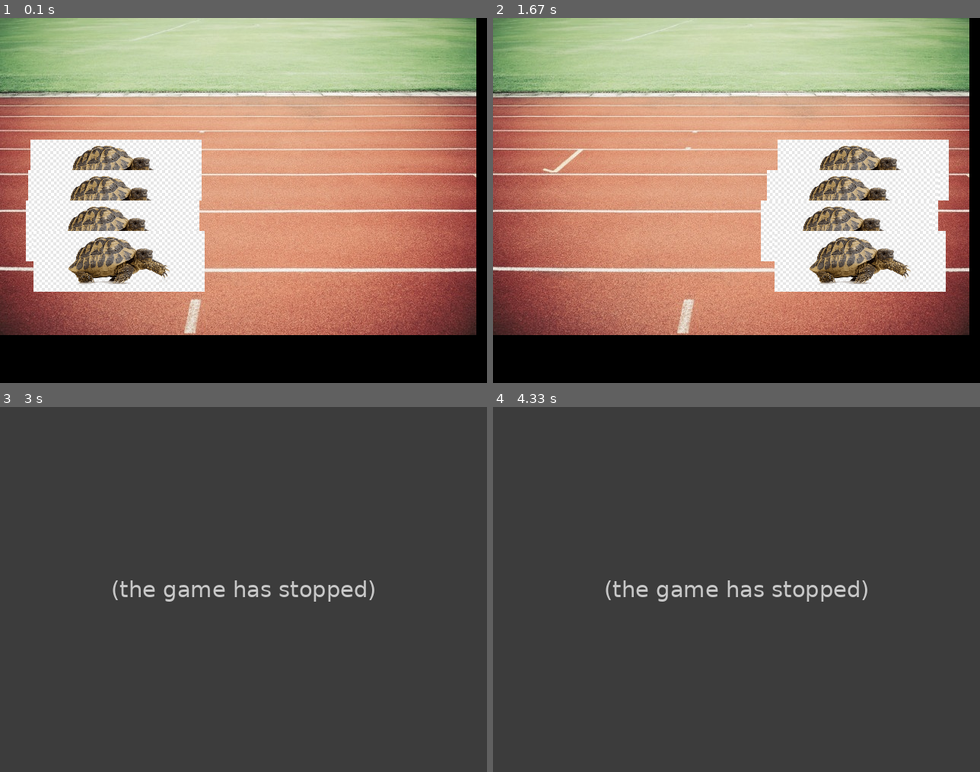
Above: before the commit, frames 1-4 (two rows, left to right).
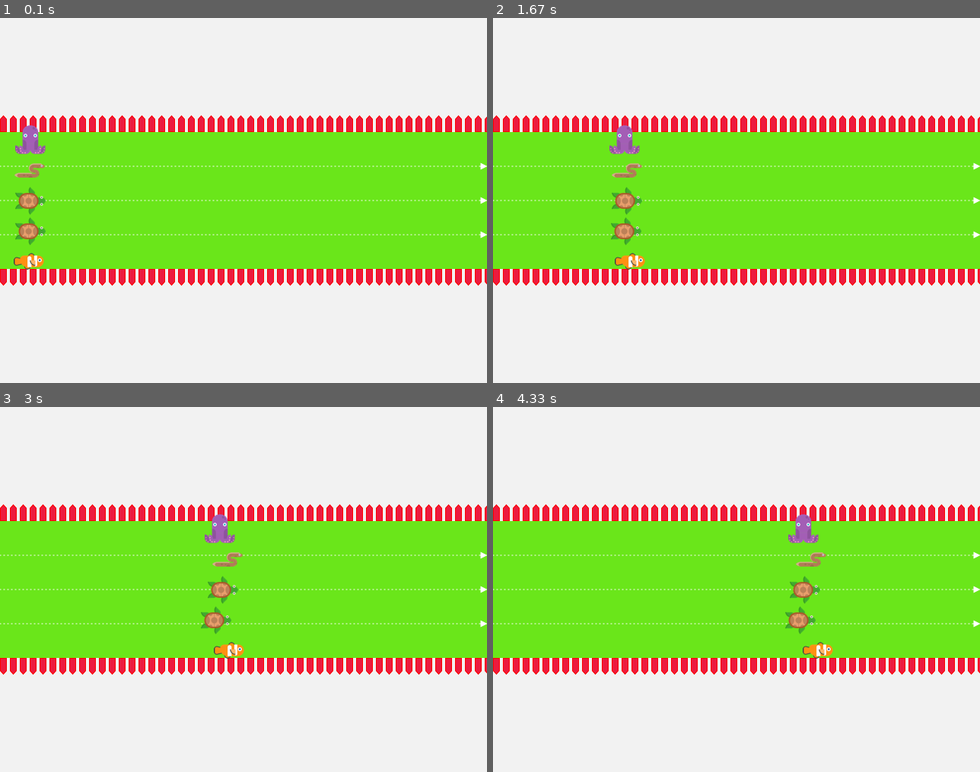
Above: after the commit, the same moments.

Repository: Marcemaster/CarreraPygame
Game: pygame game, started from juego.py
Same seed, same stepped clock (60 frames per second), same inputs: the game is played once before the commit and once after it.
Inputs:
- Up to frame 1 (0.1 s): no input
- Up to frame 2 (1.67 s): no input
- Up to frame 3 (3 s): no input
- Up to frame 4 (4.33 s): no input

The runs differ from the first frame. In frame 1, 98% of the frame differs, in the area x 0-100%, y 0-100%; in frame 2, 98%; in frame 3, 100%; in frame 4, 100%.
Before the commit the program exited at 2.77 s; later frames show no game.

Commit message:
fin de carrera pygame

Diff:
--- a/juego.py
+++ b/juego.py
@@ -4,33 +4,38 @@
 
 class Runner():
 
-    __costumes = ("octopus", "carpincho","turtle", "prawn")
+    __costumes = ("octopus", "fish","turtle", "prawn","moray")
 
-    def __init__(self, x=0, y=0, costume = "turtle"):
-        self.costume = pygame.image.load('images/{}.png'.format(costume))
+    def __init__(self, x=0, y=0):
+        ixCostume = random.randint(0,4)
+        self.costume = pygame.image.load('images/{}.png'.format(self.__costumes[ixCostume]))
         self.position = [x, y]
-        self.name = costume
+        self.name = ""
 
     def avanzar(self):
-        self.position[0] += random.randint(1, 6)
+        self.position[0] += random.randint(1, 2)
 
 
 class Game():
     runners = []
-    __posi = (160, 200, 240, 280)
+    __posi = (140, 180, 220, 260, 300)
     __startLine = 5
     __finishLine = 620
-    __names = ("Octi", "Carpi", "Morrocoy", "Dobladita")
+    __names = ("Octi", "Carpi", "Morrocoy", "Dobladita", "Chingüire")
 
     def __init__(self):
         self.__screen = pygame.display.set_mode((640,480))
-        self.__background = pygame.image.load('images/background.jpg')
+        self.__background = pygame.image.load('images/background.png')
         pygame.display.set_caption("Carrera de bichos")
 
-        for i in range(4):
+        for i in range(5):
             theRunner = Runner(self.__startLine, self.__posi[i])
             theRunner.name = self.__names[i]
             self.runners.append(theRunner)
+
+    def close():
+        pygame.quit()
+        sys.exit()
 
     def competir(self):
         gameOver = False
@@ -38,24 +43,29 @@
             for event in pygame.event.get():
                 if event.type == pygame.QUIT:
                     gameOver = True
-            for r in range(4):
-                self.runners[r].avanzar()
 
-            for r in range(4):
-                if self.runners[r].position[0] >= self.__finishLine:
-                    print("{} ha ganado".format(self.runners[r].name))
+            for activerunner in self.runners:
+                activerunner.avanzar()
+                if activerunner.position[0] >= self.__finishLine:
+                    print("{} ha ganado".format(activerunner.name))
                     gameOver = True
 
             self.__screen.blit(self.__background, (0, 0))
-            for r in range(4):
-                self.__screen.blit(self.runners[r].costume, self.runners[r].position)
+
+            for runner in self.runners:
+                self.__screen.blit(runner.costume, runner.position)
 
             pygame.display.flip()
 
-        pygame.quit()
-        sys.exit()
+        while True:
+            for event in pygame.event.get():
+                if event.type == pygame.quit():
+                    self.close()
+
+
+
 
 if __name__ == '__main__':
     game = Game()
-    pygame.font.init()
+    pygame.init()
     game.competir()
Binary file added: images/background.png
Binary file removed: images/caarpincho.png
Binary file added: images/fish.png
Binary file added: images/moray.png
Binary file changed: images/octopus.png
Binary file changed: images/prawn.png
Binary file removed: images/smallball.png
Binary file changed: images/turtle.png
